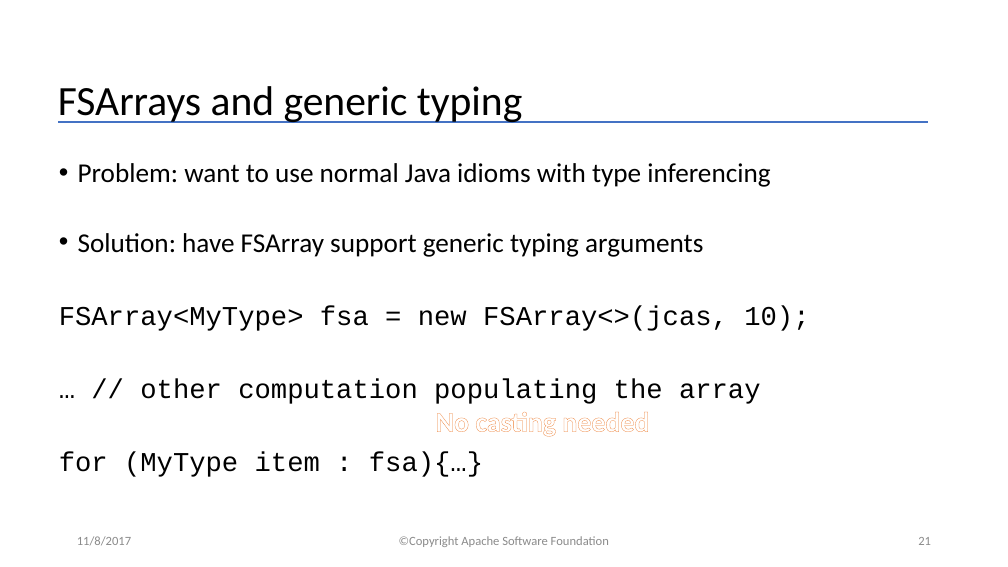
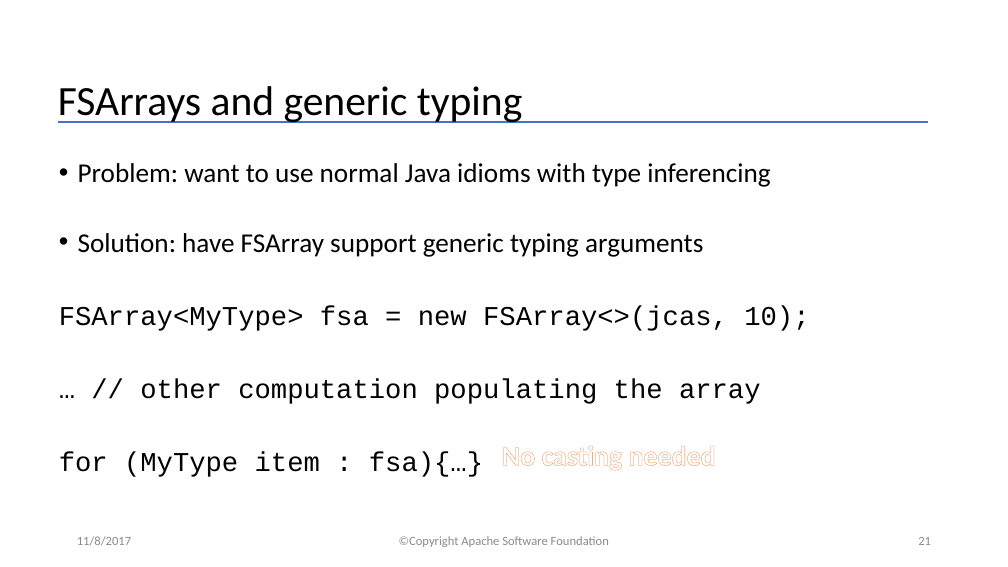
Before and after one commit to apache/uima-site, a slide deck: slide 21 of docs/downloads/uv3/UIMA_V3_Programmers_Solutions.pptx. Drawn at 1008x567 pixels with LibreOffice and Linux fonts; fonts in the diff are those of the drawing. Boxes give left, top, right and bottom in pixels: in the first picture for what was removed or moved away, otherwise in the second. Text is boxed around its words. In the diff, an @@ line names an element or a change of style, - is before the commit and + after.

```diff
--- a/docs/downloads/uv3/UIMA_V3_Programmers_Solutions.pptx
+++ b/docs/downloads/uv3/UIMA_V3_Programmers_Solutions.pptx
@@ text "No casting needed": place and size @@
-text "No casting needed" at bbox=[436, 412, 649, 437]
+text "No casting needed" at bbox=[502, 445, 716, 471]
```
Also in this commit, not shown: 11 other slides changed.
